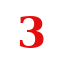
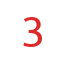
Layered file, before and after one edit (64px x 64px). Changes by layer:
painted on "3" over [19, 16, 44, 48]
